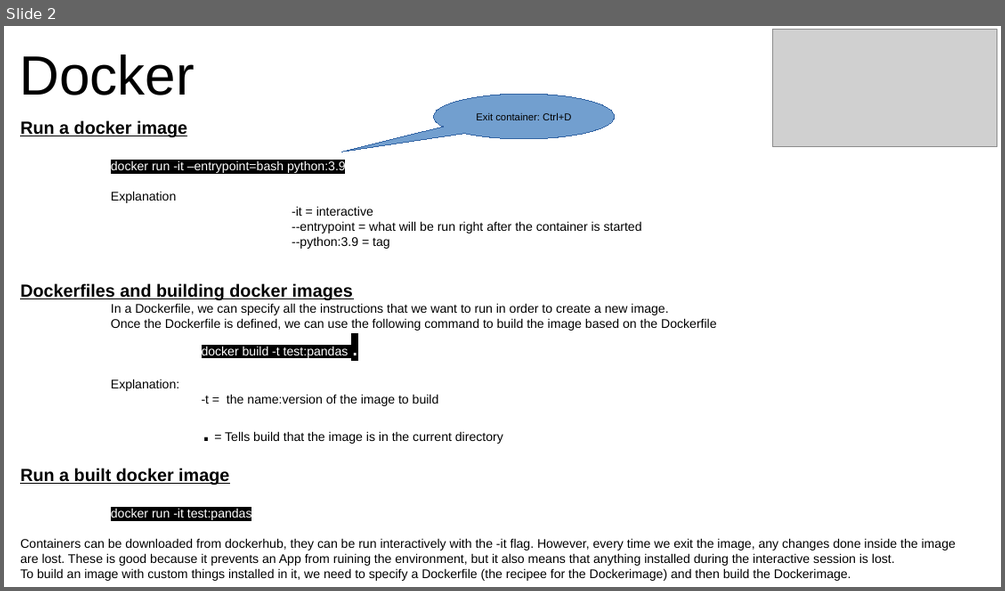
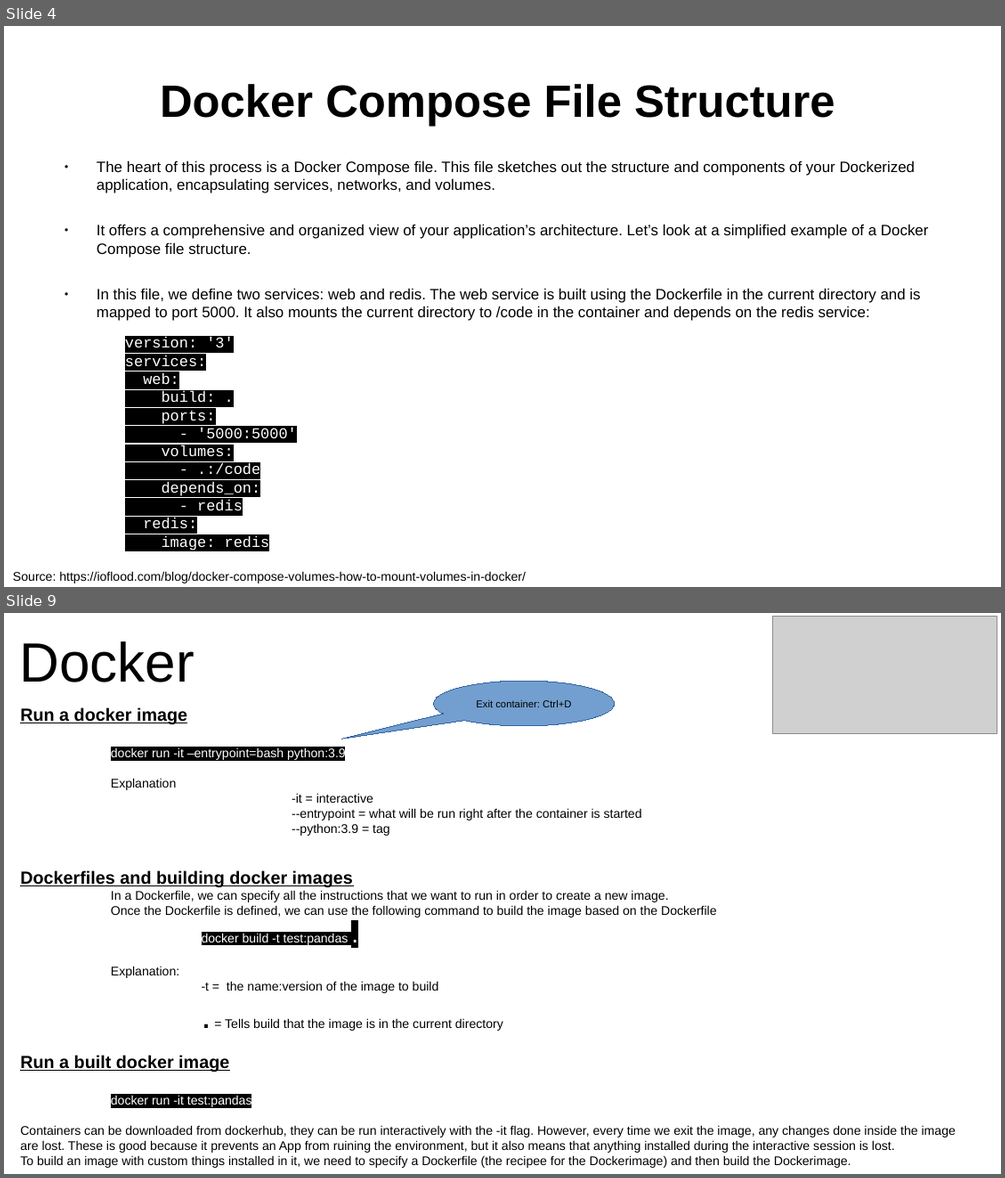
Before and after one commit to mossdet/dlp_data_eng, a slide deck: Notes/01_Docker.odp. Shown one above the other, each under a label of ours: slide 2 before the commit, slides 4 and 9 after it; the slides between them are not shown. The pictures are 1005x591 and 1005x1178 pixels, drawn with LibreOffice and Linux fonts; fonts in the diff are those of the drawing; grey boxes stand for pictures. Boxes give left, top, right and bottom in pixels: in the first picture for what was removed or moved away, otherwise in the second. Text is boxed around its words. In the diff, an @@ line names an element or a change of style, - is before the commit and + after.

```diff
--- a/Notes/01_Docker.odp
+++ b/Notes/01_Docker.odp
@@ slide 4 added at (4,26,1001,587), background #FFFFFF @@
@@ title added at (160,84,835,127), 36 pt, text #000000, bold @@
+Docker Compose File Structure
@@ text added at (97,160,929,551), 12 pt, text #000000 @@
+● The heart of this process is a Docker Compose file. This file sketches out the structure and components of your Dockerized application, encapsulating services, networks, and volumes.
+● It offers a comprehensive and organized view of your application’s architecture. Let’s look at a simplified example of a Docker Compose file structure.
+● In this file, we define two services: web and redis. The web service is built using the Dockerfile in the current directory and is mapped to port 5000. It also mounts the current directory to /code in the container and depends on the redis service:
+version: '3'
+services:
+web:
+build: .
+ports:
+- '5000:5000'
+volumes:
+- .:/code
+depends_on:
+- redis
+redis:
+image: redis
@@ text added at (13,571,526,583), 10 pt, text #000000 @@
+Source: https://ioflood.com/blog/docker-compose-volumes-how-to-mount-volumes-in-docker/
@@ what was slide 2 is now slide 9 @@
```
Also in this commit, not shown: 6 other slides added, 9 other files.
